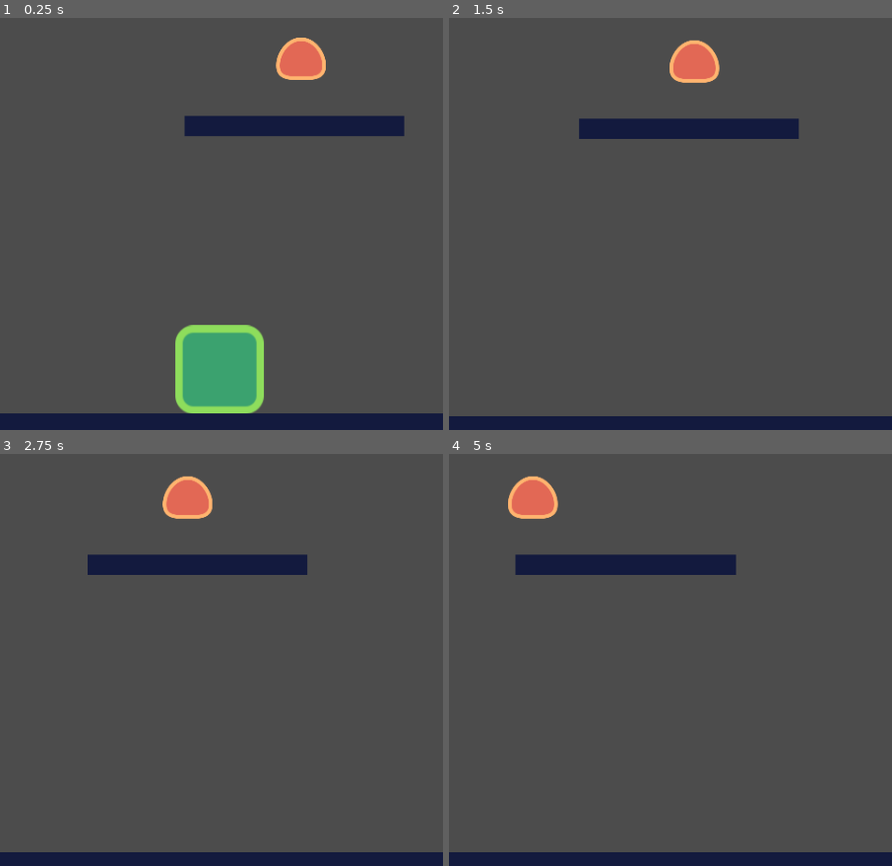
Above: before the commit, frames 1-4 (two rows, left to right).
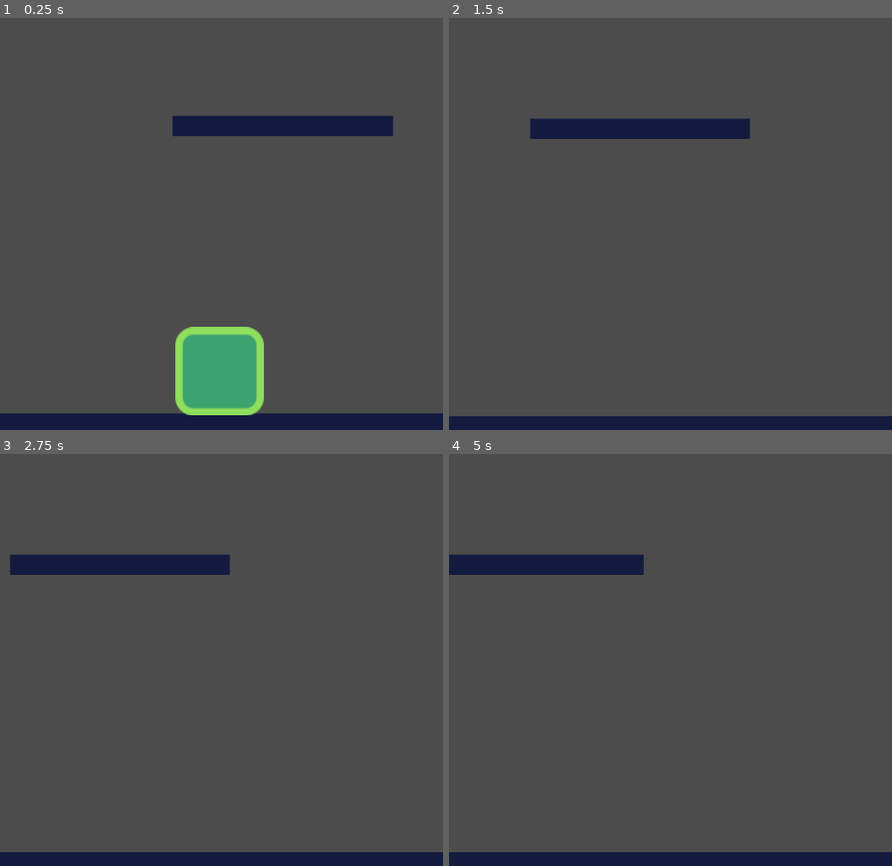
Above: after the commit, the same moments.

Repository: kedar-devs/Alpha-Q
Game: Godot game, scene res://Main.tscn
The game is run twice, just before and just after one commit, with the same random seed, the same clock (stepped at 60 frames per second) and the same inputs.
Inputs:
- Up to frame 1 (0.25 s): no input
- Up to frame 2 (1.5 s): hold Right (move_right) 0.53-1.28 s; hold Left (move_left) from 1.28 s (still down)
- Up to frame 3 (2.75 s): release Left (move_left) at 2.03 s; hold Right (move_right) from 2.03 s (still down)
- Up to frame 4 (5 s): release Right (move_right) at 2.78 s; hold Up (move_up) 2.78-3.53 s; hold Left (move_left) from 3.53 s (still down)

The runs differ from the first frame. In frame 1, 1.7% of the frame differs, in the area x 38-92%, y 4-97%; in frame 2, 2.1%; in frame 3, 2.7%; in frame 4, 2.8%, in the area x 0-65%, y 5-30%.

Commit message:
random enemy spawn

Diff:
--- a/Object/Enemy.gd
+++ b/Object/Enemy.gd
@@ -7,12 +7,11 @@
 	set_physics_process(false)
 	gravity=0
 	velocity.y=gravity
-	speed.x=50
+
 	velocity.x=-speed.x
 	position=_position
-	$CollisionPolygon2D.build_mode=$CollisionPolygon2D.build_mode
+	$CollisionPolygon2D.scale=Vector2(0.5,0.5)
 	$Sprite.scale=Vector2(0.5,0.5)
-	$CollisionPolygon2D.scale=Vector2(0.5,0.5)
 	$Area2D/CollisionShape2D.scale=Vector2(0.5,0.5)
 	$PlatformDetector/CollisionShape2D.scale=Vector2(0.5,0.5)
 
--- a/Object/Enemy.tscn
+++ b/Object/Enemy.tscn
@@ -3,48 +3,54 @@
 [ext_resource path="res://Object/Enemy.gd" type="Script" id=1]
 [ext_resource path="res://start-assets/enemy.png" type="Texture" id=2]
 
+[sub_resource type="RectangleShape2D" id=2]
+extents = Vector2( 40.482, 10 )
+
 [sub_resource type="RectangleShape2D" id=1]
 extents = Vector2( 45.1069, 17.49 )
 
-[sub_resource type="RectangleShape2D" id=2]
-extents = Vector2( 40.482, 10 )
-
 [node name="Enemy" type="KinematicBody2D"]
-position = Vector2( 237.602, 160.181 )
+position = Vector2( 238.022, 121.5 )
 collision_layer = 2
 collision_mask = 21
 script = ExtResource( 1 )
 
+[node name="PlatformDetector" type="Area2D" parent="."]
+position = Vector2( 0.840897, 48.3516 )
+
+[node name="CollisionShape2D" type="CollisionShape2D" parent="PlatformDetector"]
+position = Vector2( -2.10225, -27.3292 )
+scale = Vector2( 0.5, 0.5 )
+shape = SubResource( 2 )
+
+[node name="VisibilityNotifier2D" type="VisibilityNotifier2D" parent="."]
+position = Vector2( -0.571594, 1.62663 )
+scale = Vector2( 3, 4 )
+
 [node name="Sprite" type="Sprite" parent="."]
-position = Vector2( 0, -48 )
+position = Vector2( 0.840897, 0.351624 )
+scale = Vector2( 0.5, 0.5 )
 texture = ExtResource( 2 )
 
-[node name="VisibilityNotifier2D" type="VisibilityNotifier2D" parent="."]
-position = Vector2( -1.41249, -46.725 )
-scale = Vector2( 4.63392, 5.29463 )
-
 [node name="VisibilityEnabler2D" type="VisibilityEnabler2D" parent="."]
-position = Vector2( 4.42642, -45.8904 )
+position = Vector2( 5.26732, 2.46123 )
 scale = Vector2( 4.18198, 2.69706 )
 process_parent = true
 physics_process_parent = true
 
 [node name="CollisionPolygon2D" type="CollisionPolygon2D" parent="."]
-position = Vector2( 0, 2.94315 )
-polygon = PoolVector2Array( 8.10699, -0.251907, -10.3927, -1.0928, -60.4261, -99.4777, 67.8106, -98.6368 )
+position = Vector2( -0.420456, 26.9087 )
+scale = Vector2( 0.5, 0.5 )
+polygon = PoolVector2Array( 7.80585, 4.5423, -15.7393, 1.17871, -60.4261, -99.4777, 67.8106, -98.6368 )
 
 [node name="Area2D" type="Area2D" parent="."]
+position = Vector2( 0.840897, 48.3516 )
 
 [node name="CollisionShape2D" type="CollisionShape2D" parent="Area2D"]
-position = Vector2( 0.420441, -79.8853 )
+position = Vector2( -1.52588e-05, -64.3287 )
+scale = Vector2( 0.5, 0.5 )
 shape = SubResource( 1 )
-
-[node name="PlatformDetector" type="Area2D" parent="."]
-
-[node name="CollisionShape2D" type="CollisionShape2D" parent="PlatformDetector"]
-position = Vector2( -0.840899, -7.14761 )
-shape = SubResource( 2 )
+[connection signal="area_entered" from="PlatformDetector" to="." method="_on_PlatformDetector_area_entered"]
+[connection signal="area_exited" from="PlatformDetector" to="." method="_on_PlatformDetector_area_exited"]
 [connection signal="screen_exited" from="VisibilityNotifier2D" to="." method="_on_VisibilityNotifier2D_screen_exited"]
 [connection signal="area_entered" from="Area2D" to="." method="_on_Area2D_area_entered"]
-[connection signal="area_entered" from="PlatformDetector" to="." method="_on_PlatformDetector_area_entered"]
-[connection signal="area_exited" from="PlatformDetector" to="." method="_on_PlatformDetector_area_exited"]
--- a/Object/MovingObj.gd
+++ b/Object/MovingObj.gd
@@ -2,7 +2,7 @@
 onready var player=preload("res://Object/Tile.tscn")
 signal tilegone
 onready var move_tween=$MoveTween
-var move_range=150
+var move_range=250
 var move_speed=1.0
 var length=1.5
 var bredth=0.4
@@ -38,5 +38,4 @@
 
 
 func _on_MovingObj_body_exited(body):
-
 	emit_signal("enemyOn",body)
--- a/Object/Tile.gd
+++ b/Object/Tile.gd
@@ -7,8 +7,7 @@
 	var direction=get_direction()
 
 	velocity=cal_velocity(velocity,speed,direction,jump_interrept)
-
-	velocity=move_and_slide(velocity,Vector2.UP)
+	velocity=move_and_slide(velocity)
 func get_direction():
 	return Vector2(Input.get_action_strength("move_right")-Input.get_action_strength("move_left"),-1 if Input.is_action_just_pressed("move_up") else 0.0)
 
@@ -21,11 +20,12 @@
 		gravity=4000
 	new_velocity.y=gravity*get_physics_process_delta_time()*3
 	if direction.y==-1.0:
-		print(speed.y)
-		new_velocity.y=speed.y*direction.y*6
+
+		new_velocity.y=speed.y*direction.y
 	if jump_interrept:
 		new_velocity.y=0.0
 
+	#move_and_slide(new_velocity)
 	return new_velocity
 
 func stopfalling():
@@ -41,7 +41,7 @@
 	print("in jump")
 
 	velocity=move_and_slide(Vector2.ZERO)
-	print(velocity,gravity)
+
 
 
 func _on_VisibilityNotifier2D_screen_exited():
@@ -49,7 +49,7 @@
 
 
 func _on_Detectort_area_entered(area):
-	print("lund")
+
 	emit_signal("captured",area)
 
 
--- a/Object/Tile.tscn
+++ b/Object/Tile.tscn
@@ -4,16 +4,16 @@
 [ext_resource path="res://Object/Tile.gd" type="Script" id=2]
 
 [sub_resource type="RectangleShape2D" id=1]
-extents = Vector2( 48.7779, 47.6409 )
+extents = Vector2( 48.7779, 45.6159 )
 
 [sub_resource type="RectangleShape2D" id=2]
-extents = Vector2( 48.1992, 50.4007 )
+extents = Vector2( 48.1992, 52.3043 )
 
 [node name="Tile" type="KinematicBody2D"]
 position = Vector2( 230.306, 188.523 )
 collision_mask = 30
 script = ExtResource( 2 )
-speed = Vector2( 600, 4000 )
+speed = Vector2( 600, 24000 )
 gravity = 4000.0
 
 [node name="Sprite" type="Sprite" parent="."]
--- a/main.gd
+++ b/main.gd
@@ -2,16 +2,17 @@
 var Block=preload("res://Object/Tile.tscn")
 var Tile=preload("res://Object/MovingObj.tscn")
 var Enemy=preload("res://Object/Enemy.tscn")
-enum EnemyExists{ON,OFF}
+enum EnemyExists{OFF,ON}
 var score=0
 var player
 var level=0
-var modes=EnemyExists.ON
+var modes=EnemyExists.OFF
 func _ready():
 	randomize()
 	new_game()
 func new_game():
 	level=0
+	score=0
 	$Camera2D.position = $StartPosition.position+Vector2(0,-400)
 	player=Block.instance()
 	player.position=$StartPosition.position
@@ -22,7 +23,7 @@
 	spawn_tile($StartPosition.position)
 
 
-func spawn_enimies(_position=null):
+func spawn_enimies(_position):
 	var enemy=Enemy.instance()
 	add_child(enemy)
 	enemy.init(_position)
@@ -32,6 +33,7 @@
 	modes=_mode
 	match modes:
 		EnemyExists.OFF:
+			print('in off')
 			return
 		EnemyExists.ON:
 			spawn_enimies(_position+Vector2(0,-25))
@@ -41,7 +43,7 @@
 
 	var platform=Tile.instance()
 	if _position==null:
-		var x=rand_range(-150,250)
+		var x=rand_range(1,1)
 		var y=rand_range(-300,-150)
 		_position=player.position+Vector2(x,y)
 	else:
@@ -58,7 +60,7 @@
 	$Camera2D.position=object.position+Vector2(0,-150)
 	call_deferred("spawn_tile")
 	score+=1
-	if(score%1==0):
+	if(score%5==0):
 		level+=1
 
 func _on_enemy_killed(object):
@@ -66,7 +68,10 @@
 
 func _prevent_fall(object):
 	print("Hello")
-#	object.changedir()
+	if object:
+		object.changedir()
+	else:
+		return
 func _free_tile(object):
 	object.disappear()
 
@@ -74,7 +79,7 @@
 func choices(weights):
 	var sum=0
 	for weight in weights:
-		sum+-weight
+		sum+=weight
 	var num=rand_range(0,sum)
 	for i in weights.size():
 		if num<weights[i]:
--- a/project.godot
+++ b/project.godot
@@ -67,4 +67,5 @@
 
 [rendering]
 
+quality/driver/driver_name="GLES2"
 environment/default_environment="res://default_env.tres"
